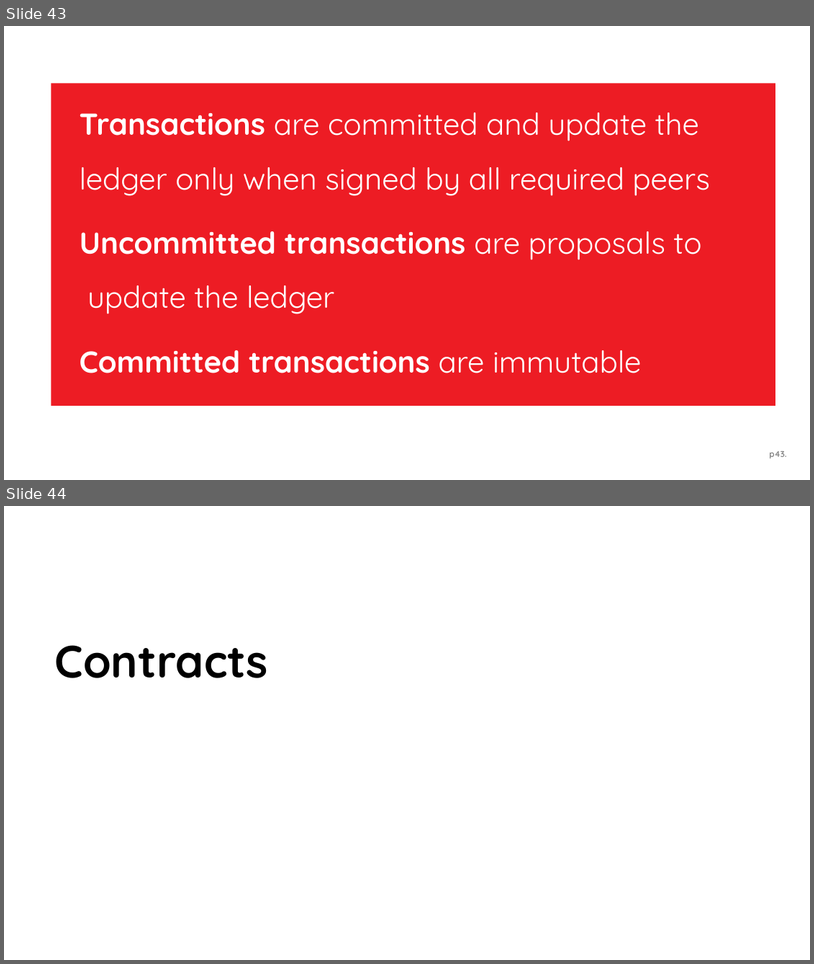
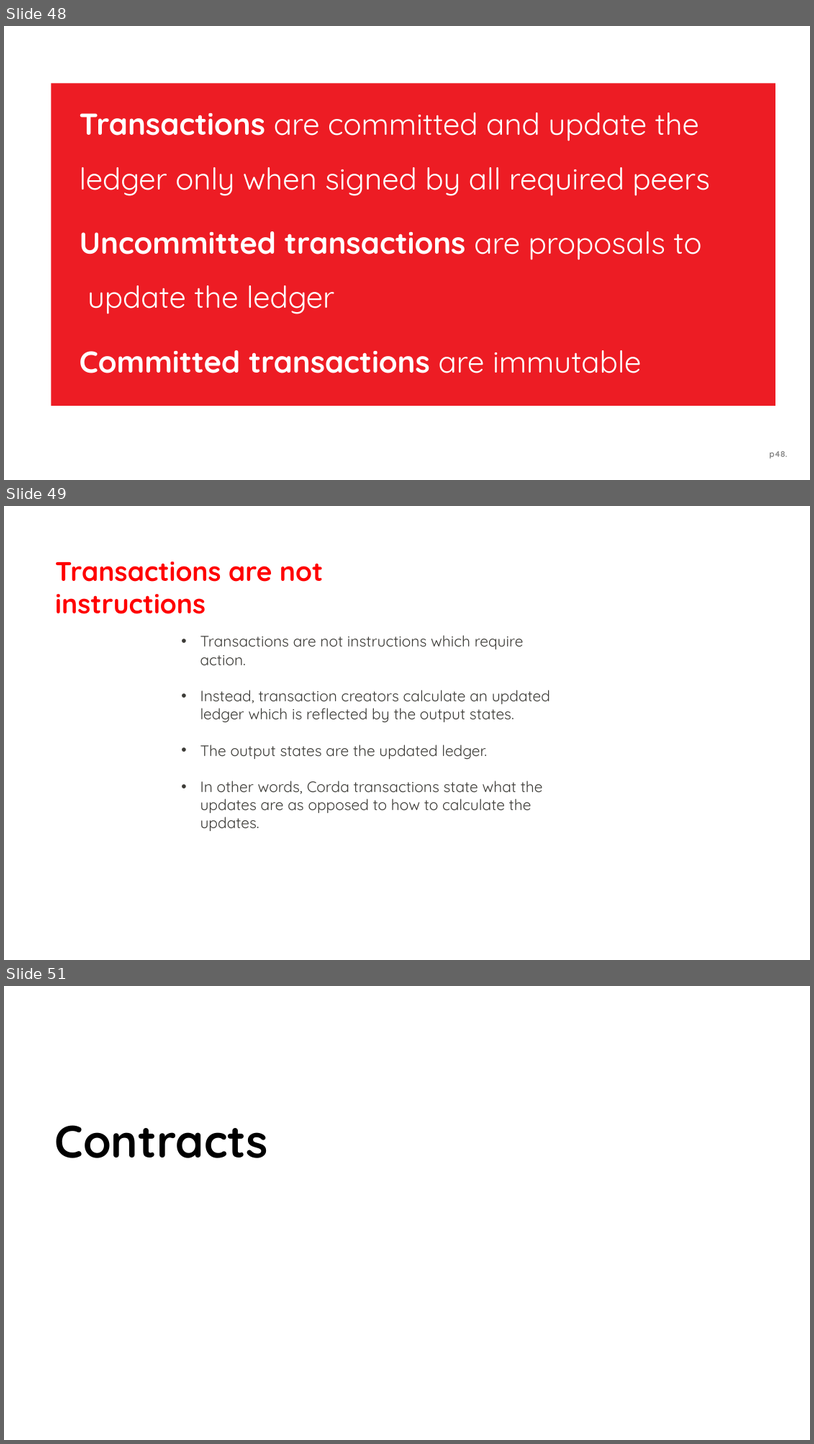
Before and after one commit to thinkgandhi/bg, a slide deck: Corda.pptx. Shown one above the other, each under a label of ours: slides 43 and 44 before the commit, slides 48, 49 and 51 after it; the slides between them are not shown. The pictures are 814x964 and 814x1444 pixels, drawn with LibreOffice and Linux fonts; fonts in the diff are those of the drawing. Boxes give left, top, right and bottom in pixels: in the first picture for what was removed or moved away, otherwise in the second. Text is boxed around its words. In the diff, an @@ line names an element or a change of style, - is before the commit and + after.

```diff
--- a/Corda.pptx
+++ b/Corda.pptx
@@ slide 49 added at <box>4,506,810,960</box>, background #FFFFFF @@
@@ text added at <box>55,561,323,614</box>, 32 pt, text #FF0000, bold @@
+Transactions are not instructions
@@ text added at <box>201,635,550,831</box>, 18 pt, text #3C3B37 @@
+• Transactions are not instructions which require action.
+• Instead, transaction creators calculate an updated ledger which is reflected by the output states.
+• The output states are the updated ledger.
+• In other words, Corda transactions state what the updates are as opposed to how to calculate the updates.
@@ what was slide 43 is now slide 48 @@
@@ what was slide 44 is now slide 51 @@
```
Also in this commit, not shown: 20 slides changed, 6 other slides added.
